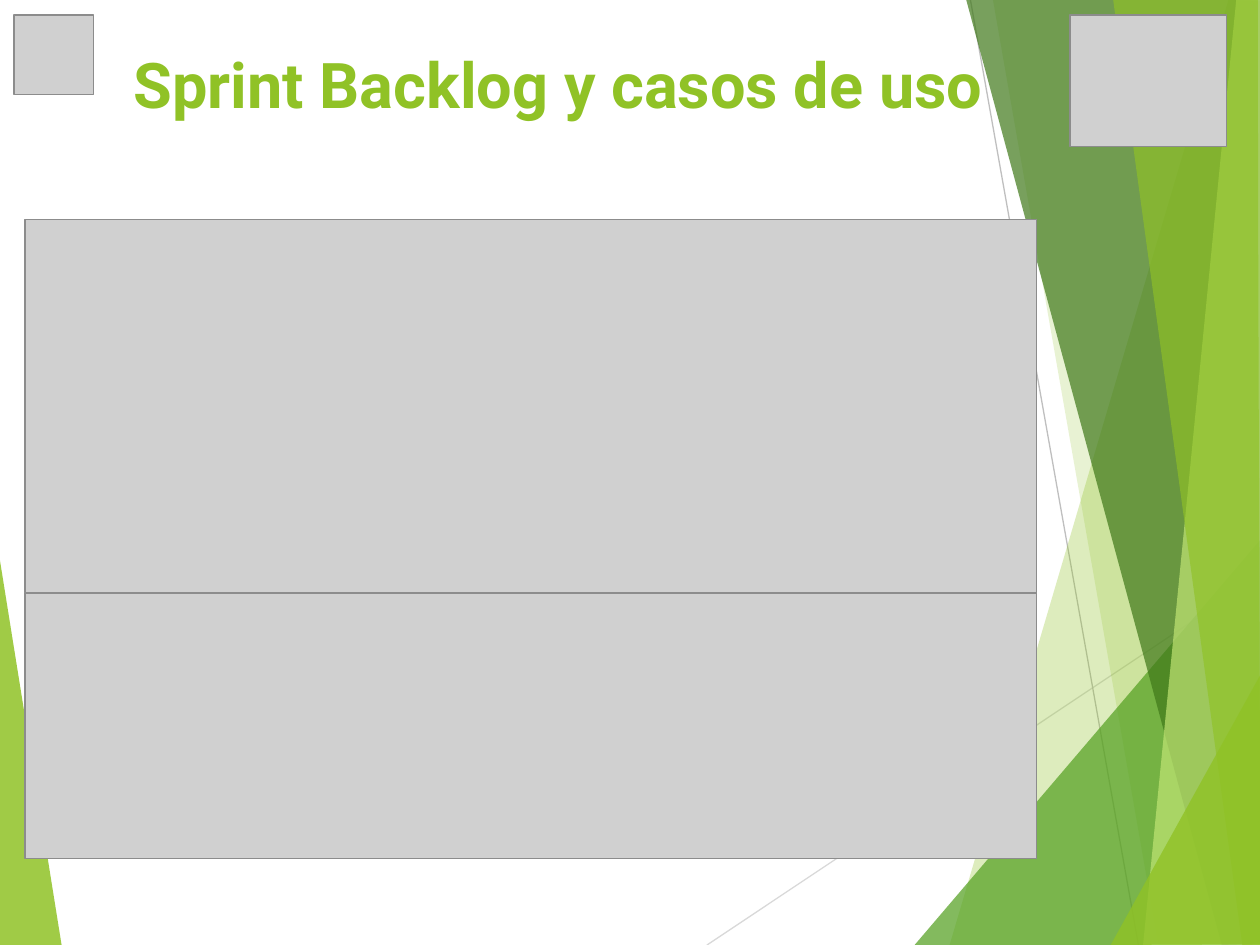
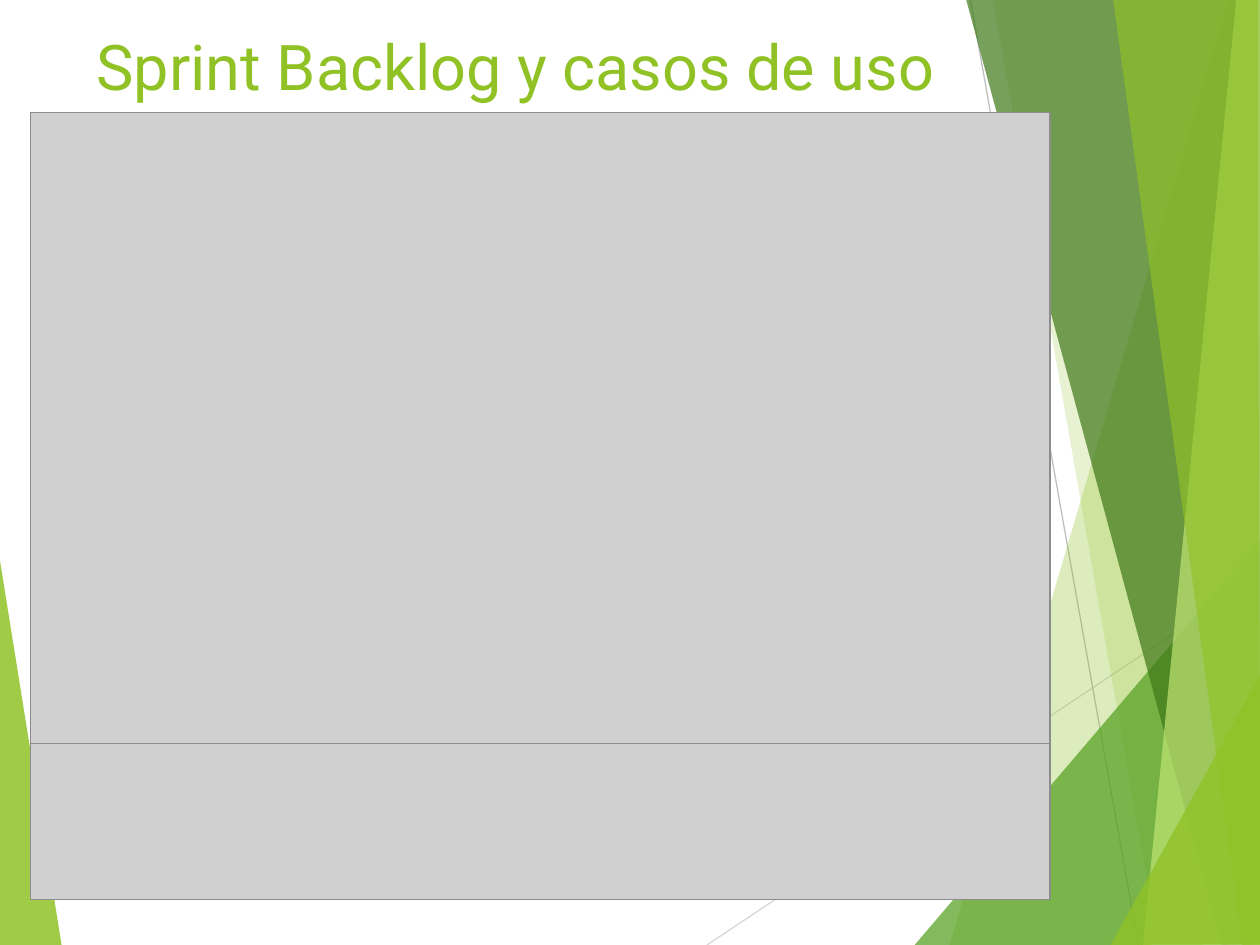
Before and after one commit to vixo23/ING-DE-SOFTWARE, a slide deck: slide 9 of INCREMENTO3/Ppt/PPt Tercer incremento scrum++.pptx (slide 8 before the commit). Drawn at 1260x945 pixels with LibreOffice and Linux fonts; fonts in the diff are those of the drawing; grey boxes stand for pictures. Boxes give left, top, right and bottom in pixels: in the first picture for what was removed or moved away, otherwise in the second. Text is boxed around its words. In the diff, an @@ line names an element or a change of style, - is before the commit and + after.

```diff
--- a/INCREMENTO3/Ppt/PPt Tercer incremento scrum++.pptx
+++ b/INCREMENTO3/Ppt/PPt Tercer incremento scrum++.pptx
@@ picture removed at (14,15,93,94) @@
@@ title "Sprint Backlog y casos de ...": place and size @@
-title "Sprint Backlog y casos de ..." at (134,51,982,122)
+title "Sprint Backlog y casos de ..." at (97,42,934,104)
@@ title "Sprint Backlog y casos de ..." at (97,42,934,104): bold off @@
@@ picture removed at (1070,15,1226,147) @@
@@ picture: place and size @@
-picture at (25,219,1037,592)
+picture at (32,112,1051,743)
@@ picture removed at (25,593,1037,859) @@
@@ picture added at (32,743,1051,900) @@
```
Also in this commit, not shown: 9 other slides changed, 1 slide added, 1 slide removed.
